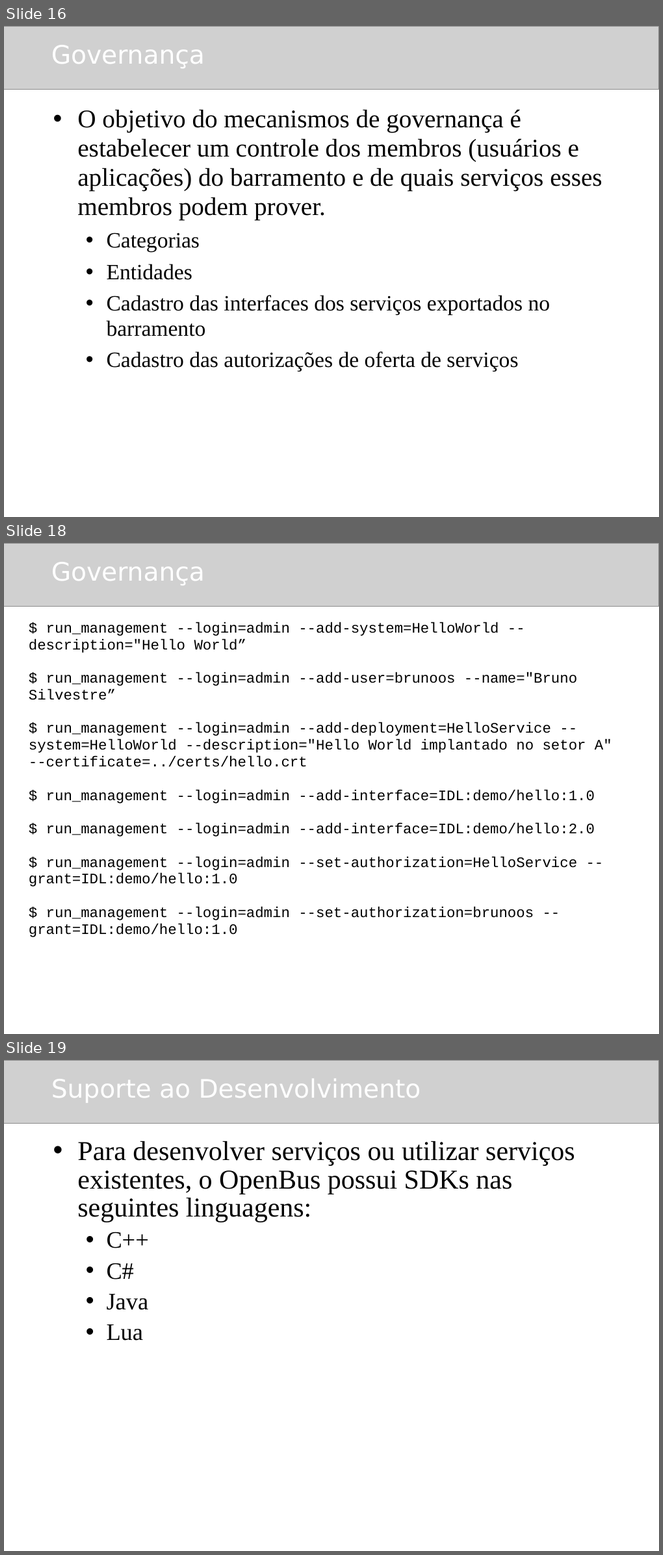
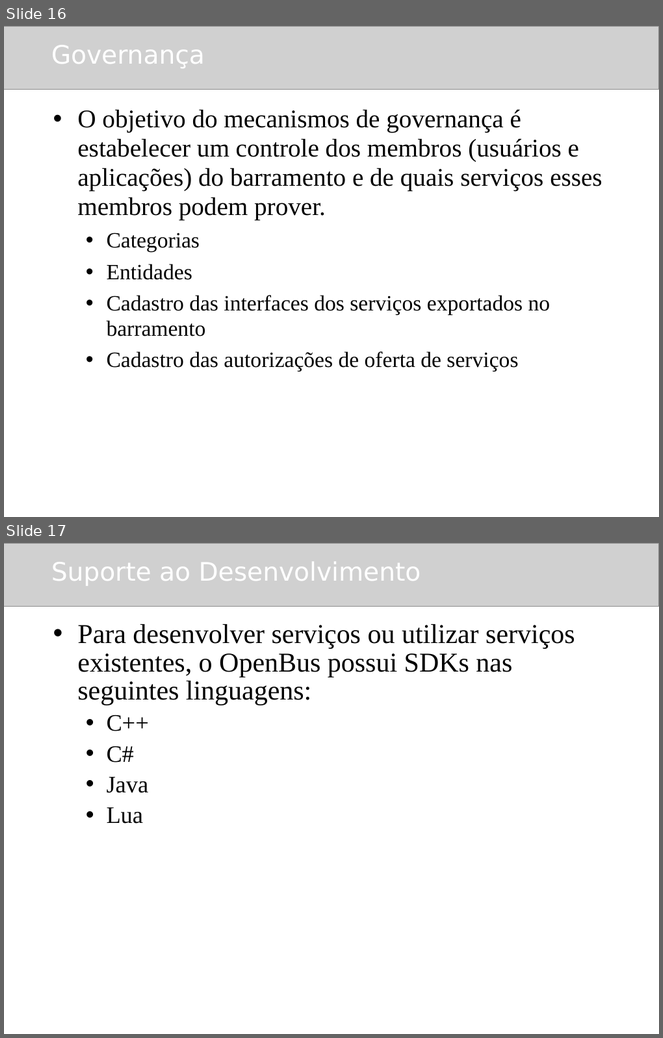
Before and after one commit to amadeubarbosa/openbus-core, a slide deck: docs/cursos/developer/2.OpenBus.ppt. Shown one above the other, each under a label of ours: slides 16, 18 and 19 before the commit, slides 16 and 17 after it; the slides between them are not shown. The pictures are 663x1555 and 663x1038 pixels, drawn with LibreOffice and Linux fonts; fonts in the diff are those of the drawing; grey boxes stand for pictures. Boxes give left, top, right and bottom in pixels: in the first picture for what was removed or moved away, otherwise in the second. Text is boxed around its words. In the diff, an @@ line names an element or a change of style, - is before the commit and + after.

```diff
--- a/docs/cursos/developer/2.OpenBus.ppt
+++ b/docs/cursos/developer/2.OpenBus.ppt
@@ slide 18 removed at (4,543,659,1034), background #FFFFFF @@
@@ picture removed at (4,543,659,607) @@
@@ title removed at (51,562,205,585) @@
-Governança
@@ text removed at (29,622,612,938) @@
-$ run_management --login=admin --add-system=HelloWorld --description="Hello World”
-$ run_management --login=admin --add-user=brunoos --name="Bruno Silvestre”
-$ run_management --login=admin --add-deployment=HelloService --system=HelloWorld --description="Hello World implantado no setor A" --certificate=../certs/hello.crt
-$ run_management --login=admin --add-interface=IDL:demo/hello:1.0
-$ run_management --login=admin --add-interface=IDL:demo/hello:2.0
-$ run_management --login=admin --set-authorization=HelloService --grant=IDL:demo/hello:1.0
-$ run_management --login=admin --set-authorization=brunoos --grant=IDL:demo/hello:1.0
@@ what was slide 19 is now slide 17 @@
```
Also in this commit, not shown: 9 slides changed, 1 other slide removed.
